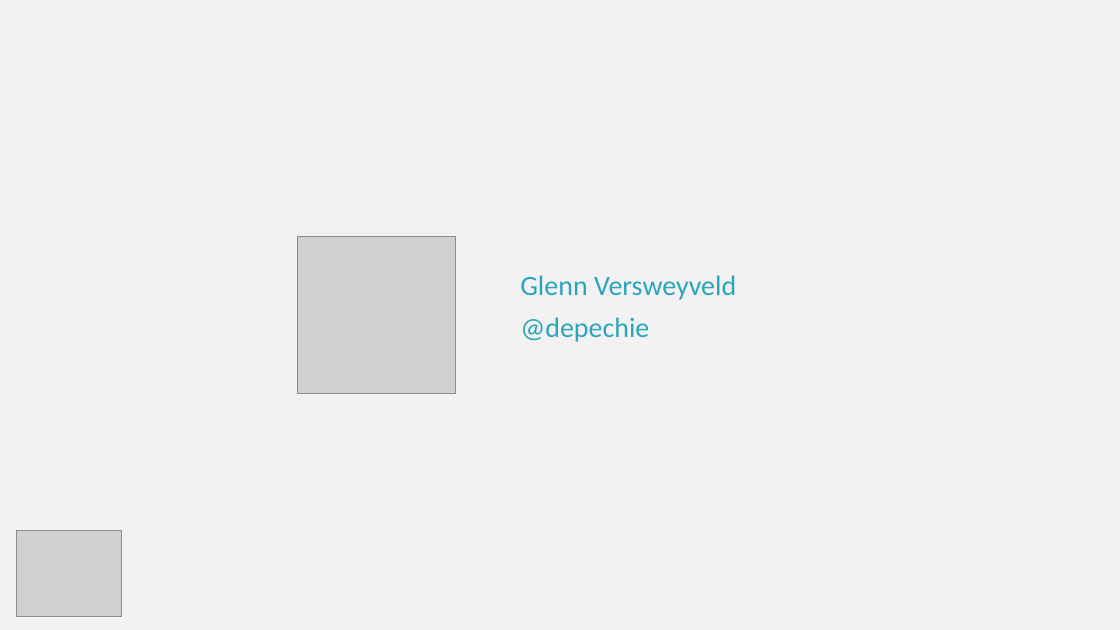
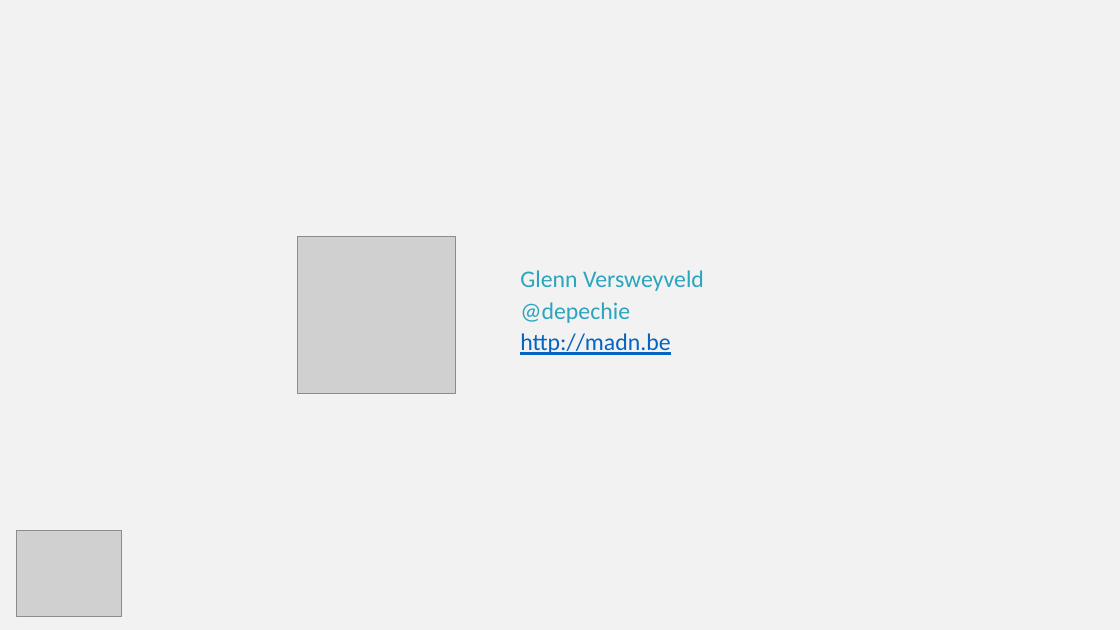
Before and after one commit to Depechie/2017-Meetup-XamarinFormsNativeDemo, a slide deck: slide 2 of Presentation/20170314 - Xamarin Forms to the platform and back.pptx. Drawn at 1120x630 pixels with LibreOffice and Linux fonts; fonts in the diff are those of the drawing; grey boxes stand for pictures. Boxes give left, top, right and bottom in pixels: in the first picture for what was removed or moved away, otherwise in the second. Text is boxed around its words. In the diff, an @@ line names an element or a change of style, - is before the commit and + after.

```diff
--- a/Presentation/20170314 - Xamarin Forms to the platform and back.pptx
+++ b/Presentation/20170314 - Xamarin Forms to the platform and back.pptx
@@ subtitle at [520, 270, 704, 323]: size 24 to 20.4 pt in "Glenn Versweyveld", "@depechie"; line spacing 0.9 to 0.7 @@
@@ subtitle at [520, 333, 670, 355]: paragraph added @@
+http://madn.be
```
